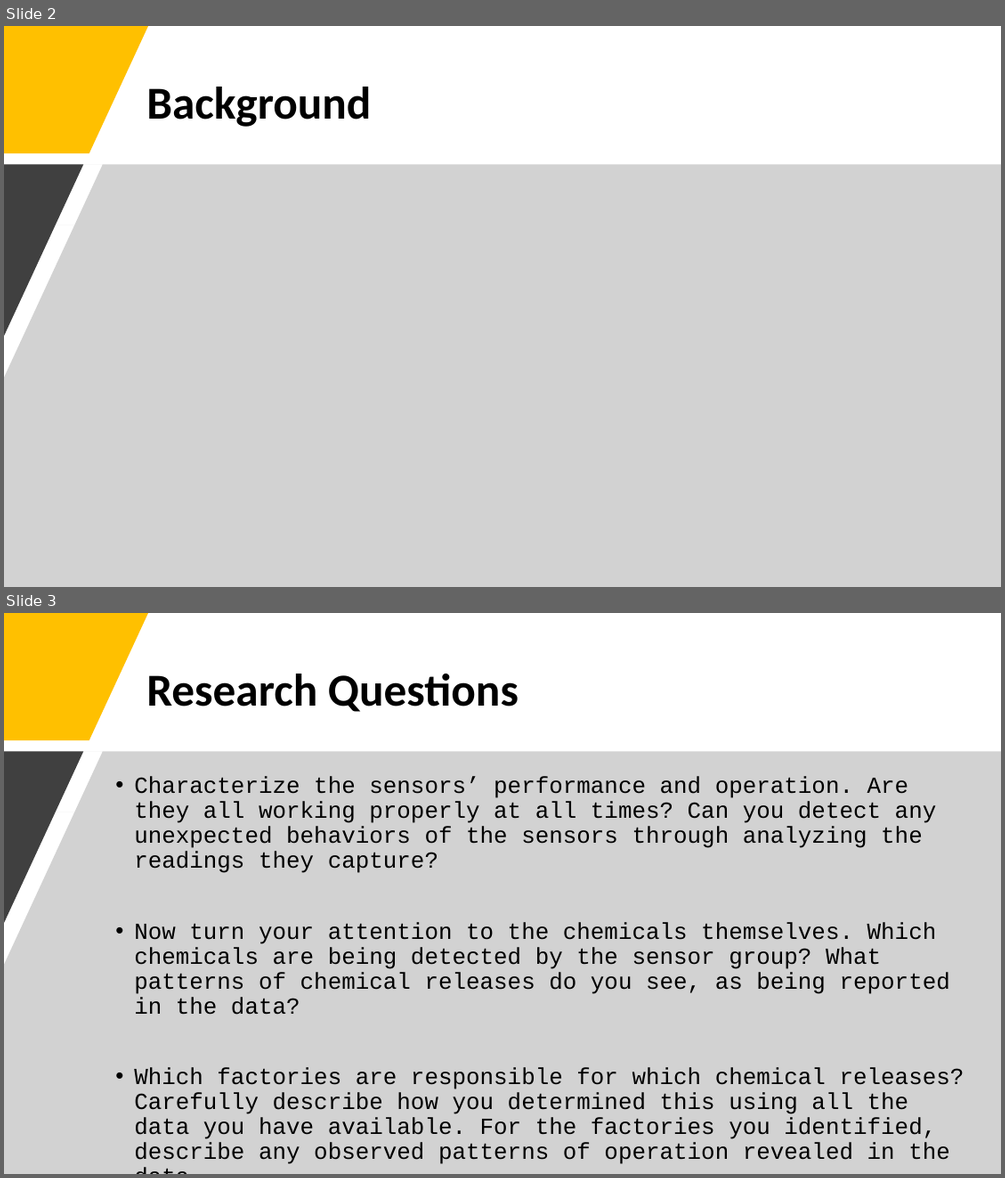
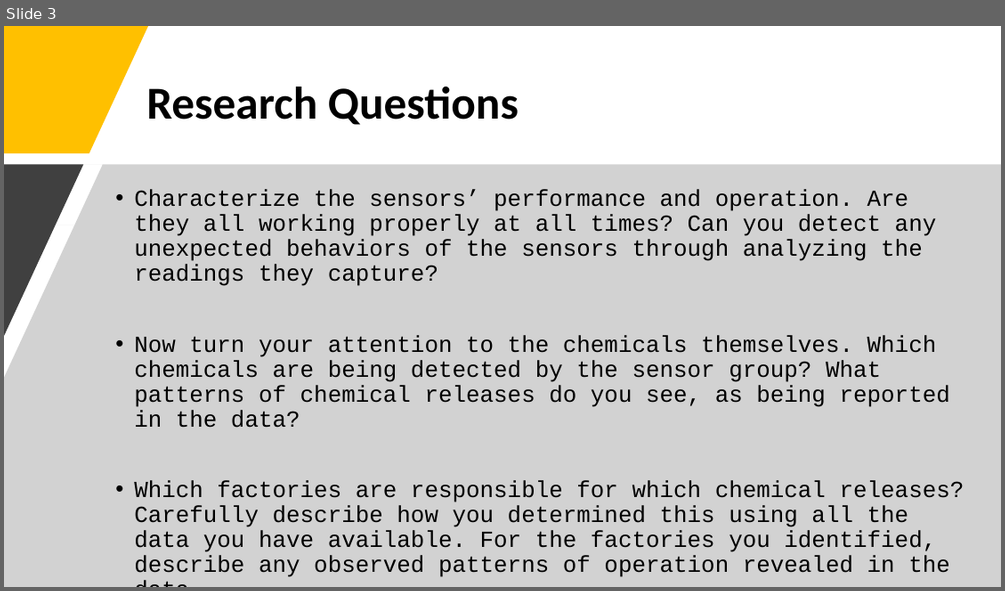
Before and after one commit to j-tice/capstone_final, a slide deck: Capstone Final Project Presentation.pptx. Shown one above the other, each under a label of ours: slides 2 and 3 before the commit, slide 3 after it. The pictures are 1005x1178 and 1005x591 pixels, drawn with LibreOffice and Linux fonts; fonts in the diff are those of the drawing. Boxes give left, top, right and bottom in pixels: in the first picture for what was removed or moved away, otherwise in the second. Text is boxed around its words. In the diff, an @@ line names an element or a change of style, - is before the commit and + after.

```diff
--- a/Capstone Final Project Presentation.pptx
+++ b/Capstone Final Project Presentation.pptx
@@ slide 2 removed at [4, 26, 1001, 587], background #FFFFFF @@
@@ freeform shape removed at [4, 26, 148, 153] @@
@@ title removed at [146, 87, 371, 127] @@
-Background
@@ freeform shape removed at [4, 164, 1001, 587] @@
@@ freeform shape removed at [4, 164, 83, 336] @@
```
Also in this commit, not shown: 4 slides changed, 1 slide added, 1 other file.
